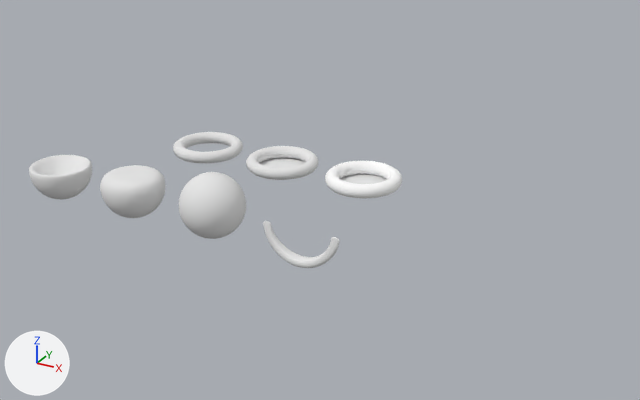
The Blender file lfgui_data/lfgui.blend as it was, and as the next commit left it.
The view is the same before and after, from a camera (50 mm lens) standing at (14.35, -19.5, 10.69) and looking at (1.94, 3.06, -0.59). The lights are fixed; the arrows at lower left show +X, +Y and +Z.
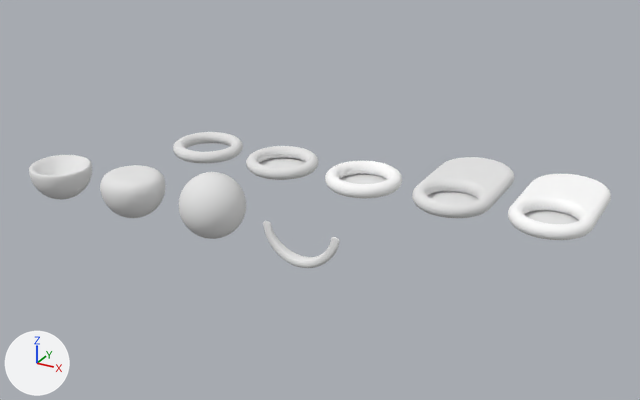
Diff of the bpy script that builds the scene:
```diff
--- a/lfgui_data/lfgui.blend.py
+++ b/lfgui_data/lfgui.blend.py
@@ me_torus_003 @@
+me_torus_003.from_pydata(...)  # 2473 vertices, 2441 faces; spans x -1.22..1.22, y -1.22..3.22, z -0.22..0.22
+me_torus_003.materials.append(mat_material_001)  # white #e7e7e7
@@ me_torus_004 @@
+me_torus_004.from_pydata(...)  # 2473 vertices, 2441 faces; spans x -1.22..1.22, y -1.22..3.22, z -0.22..0.22
+# faces by material slot: [17, 2424]
+me_torus_004.materials.append(mat_material_001)  # white #e7e7e7
+me_torus_004.materials.append(mat_material_000)  # white #ffffff
@@ ob_torus_003 @@
+ob_torus_003 = bpy.data.objects.new('Torus.003', me_torus_003)
+ob_torus_003.location = (6.0, 4.0, 0.0)
@@ ob_torus_004 @@
+ob_torus_004 = bpy.data.objects.new('Torus.004', me_torus_004)
+ob_torus_004.location = (9.0, 4.0, 0.0)
```

Changed parts and their boxes (x1, y1, x2, y2) in the pictures (640 x 400 px):
'Torus.004', added
    after: (508, 174, 611, 240)
    faces in mat_material_000 (white #ffffff): (508, 174, 611, 240)
    faces in mat_material_001 (white #e7e7e7): (524, 210, 579, 224)
'Torus.003', added
    after: (412, 157, 514, 218)
